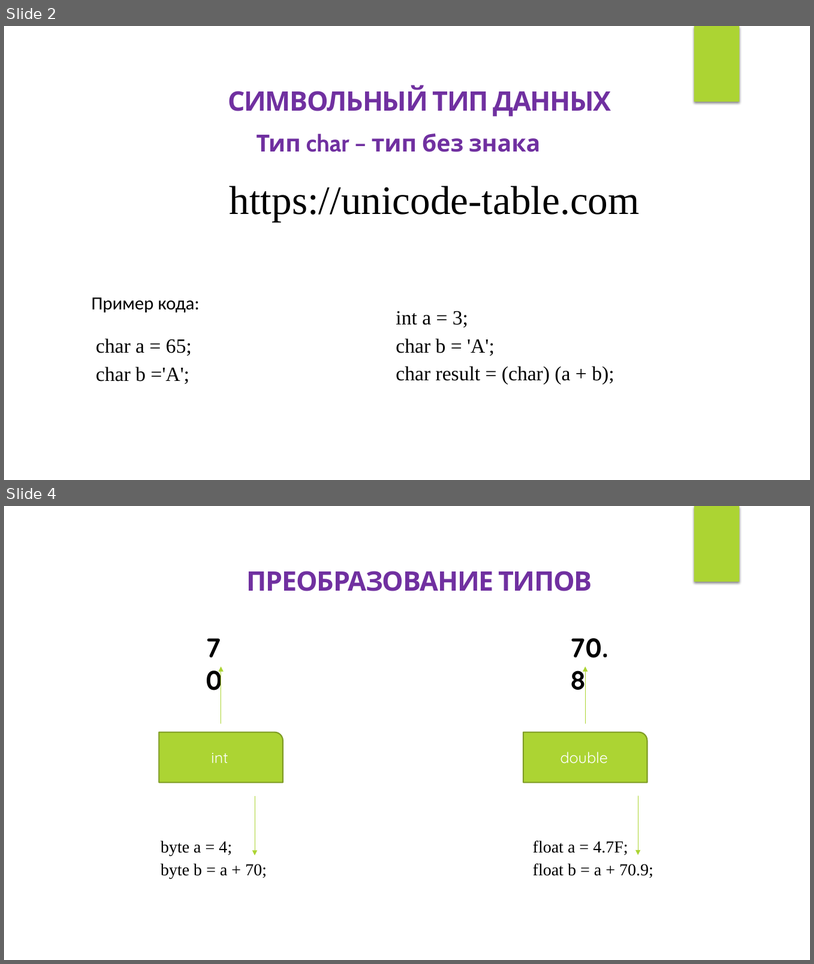
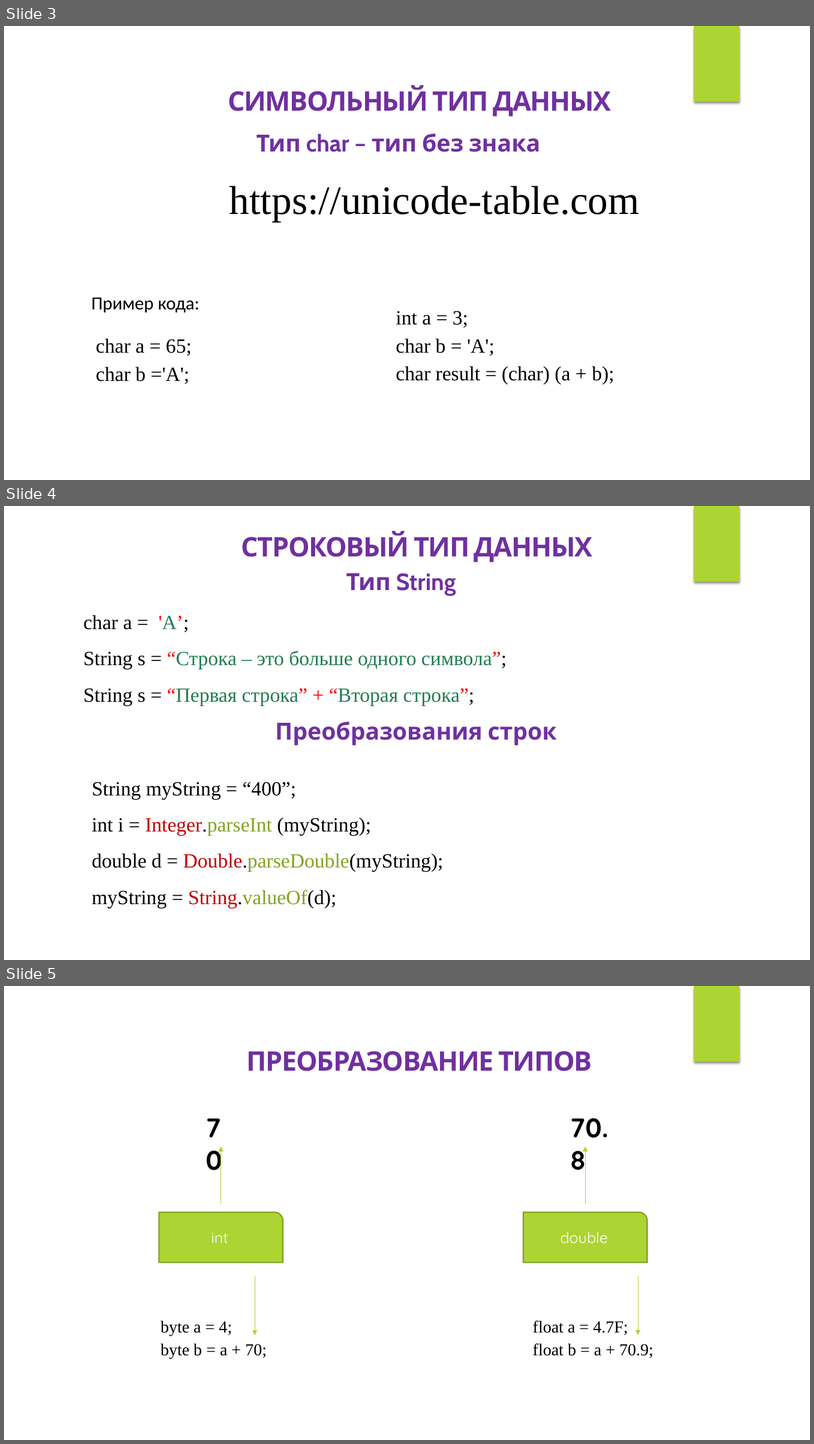
Before and after one commit to IriEfremova/LessonsCube, a slide deck: Android/Lesson5/Operation.pptx. Shown one above the other, each under a label of ours: slides 2 and 4 before the commit, slides 3, 4 and 5 after it; the slides between them are not shown. The pictures are 814x964 and 814x1444 pixels, drawn with LibreOffice and Linux fonts; fonts in the diff are those of the drawing. Boxes give left, top, right and bottom in pixels: in the first picture for what was removed or moved away, otherwise in the second. Text is boxed around its words. In the diff, an @@ line names an element or a change of style, - is before the commit and + after.

```diff
--- a/Android/Lesson5/Operation.pptx
+++ b/Android/Lesson5/Operation.pptx
@@ slide 4 added at (4, 506, 810, 960), background #FFFFFF; not listed: 1 template element that a slide beside it also shows @@
@@ text added at (241, 532, 593, 562), 32 pt, text #7030A0, bold @@
+СТРОКОВЫЙ ТИП ДАННЫХ
@@ text added at (347, 573, 456, 595), 28 pt, text #7030A0, bold @@
+Тип String
@@ text added at (83, 615, 507, 705), 24 pt, text #217C51 @@
+char a = 'A’;
+String s = “Строка – это больше одного символа”;
+String s = “Первая строка” + “Вторая строка”;
@@ text added at (275, 721, 557, 745), 28 pt, text #7030A0, bold @@
+Преобразования строк
@@ text added at (92, 781, 444, 908), 24 pt, text #000000 @@
+String myString = “400”;
+int i = Integer.parseInt (myString);
+double d = Double.parseDouble(myString);
+myString = String.valueOf(d);
@@ what was slide 2 is now slide 3 @@
@@ what was slide 4 is now slide 5 @@
```
Also in this commit, not shown: 2 other slides added, 1 slide removed, 3 other files.
